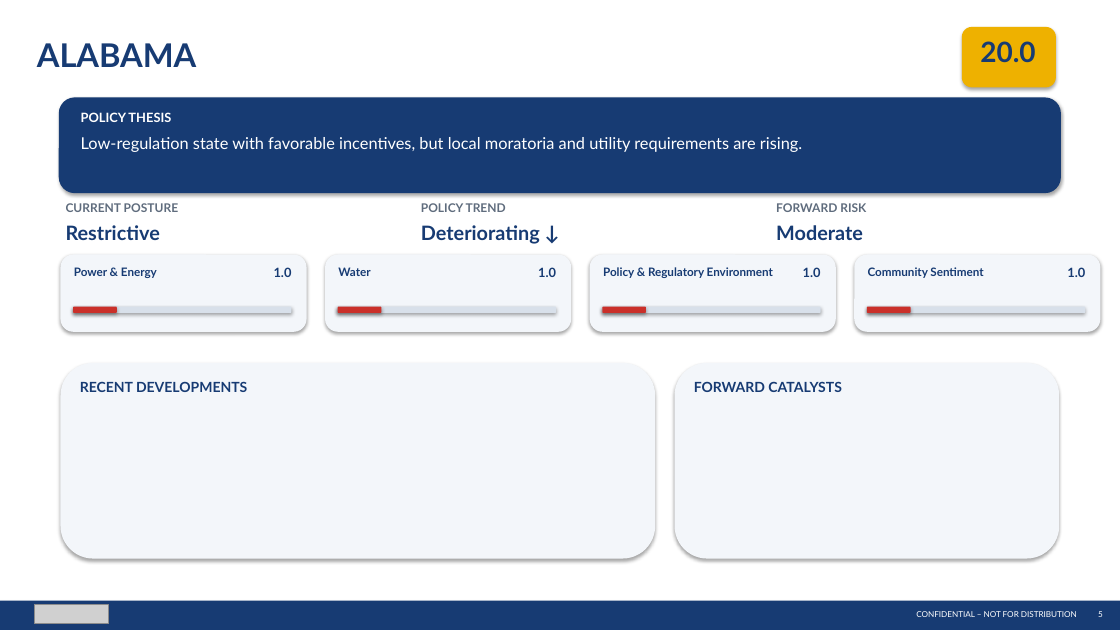
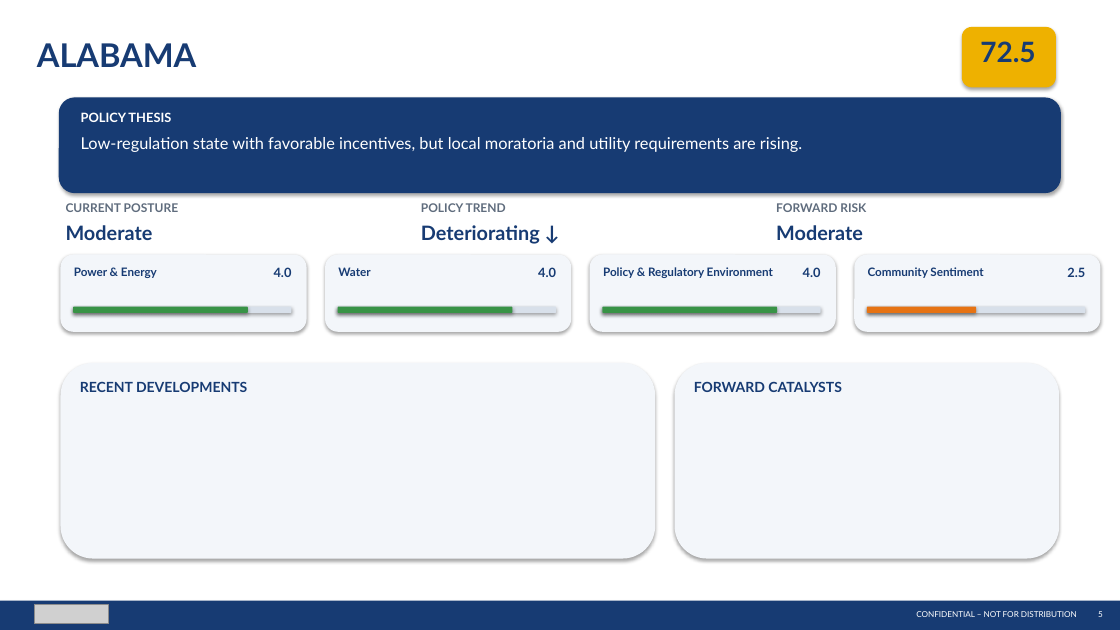
Before and after one commit to jaychittooran-spec/datacenter-map, a slide deck: slide 5 of STACK_Policy_Intelligence_Updated.pptx. Drawn at 1120x630 pixels with LibreOffice and Linux fonts; fonts in the diff are those of the drawing; grey boxes stand for pictures. Boxes give left, top, right and bottom in pixels: in the first picture for what was removed or moved away, otherwise in the second. Text is boxed around its words. In the diff, an @@ line names an element or a change of style, - is before the commit and + after.

```diff
--- a/STACK_Policy_Intelligence_Updated.pptx
+++ b/STACK_Policy_Intelligence_Updated.pptx
@@ text at [980,41,1035,63]: text changed @@
-20.0
+72.5
@@ text at [66,225,153,240]: text changed @@
-Restrictive
+Moderate
@@ text at [274,267,292,277]: text changed @@
-1.0
+4.0
@@ text at [538,267,556,277]: text changed @@
-1.0
+4.0
@@ text at [803,267,821,277]: text changed @@
-1.0
+4.0
@@ text at [1067,267,1085,277]: text changed @@
-1.0
+2.5
@@ rounded rectangle: place and size @@
-rounded rectangle at [73,307,117,313]
+rounded rectangle at [73,307,248,313]
@@ rounded rectangle: place and size @@
-rounded rectangle at [338,307,381,313]
+rounded rectangle at [338,307,513,313]
@@ fill #CA302A to #389346 in 3 elements at [73,307,248,313], [338,307,513,313], [602,307,777,313] @@
@@ rounded rectangle: place and size @@
-rounded rectangle at [602,307,646,313]
+rounded rectangle at [602,307,777,313]
@@ rounded rectangle: place and size @@
-rounded rectangle at [867,307,911,313]
+rounded rectangle at [867,307,976,313]
@@ rounded rectangle at [867,307,976,313]: fill #CA302A to #E67314 @@
```
Also in this commit, not shown: 2 other slides changed, 1 other file.
